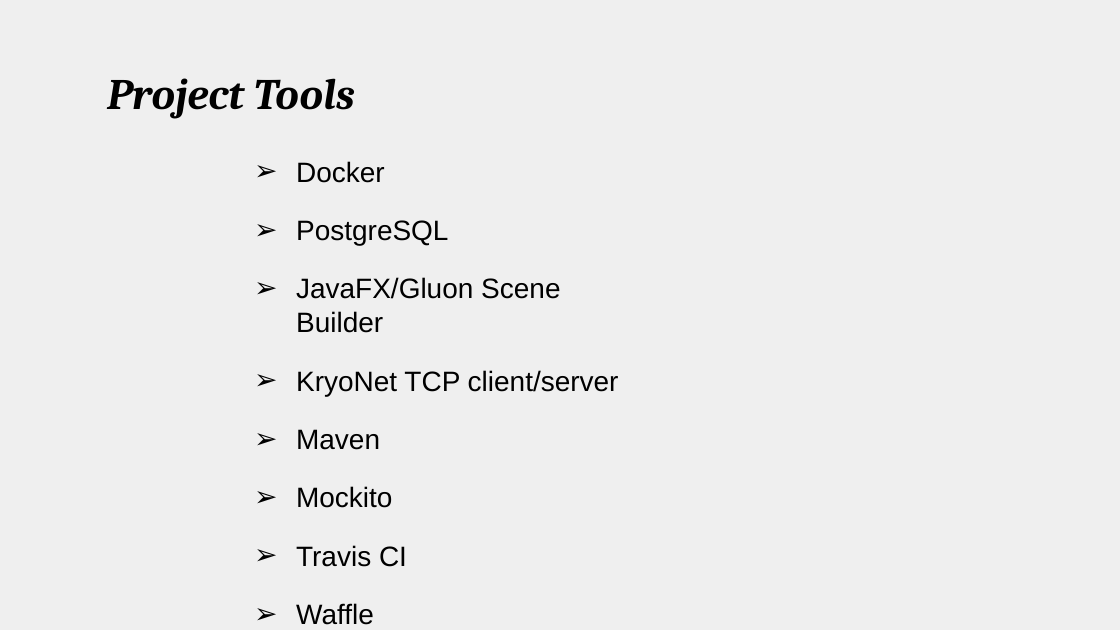
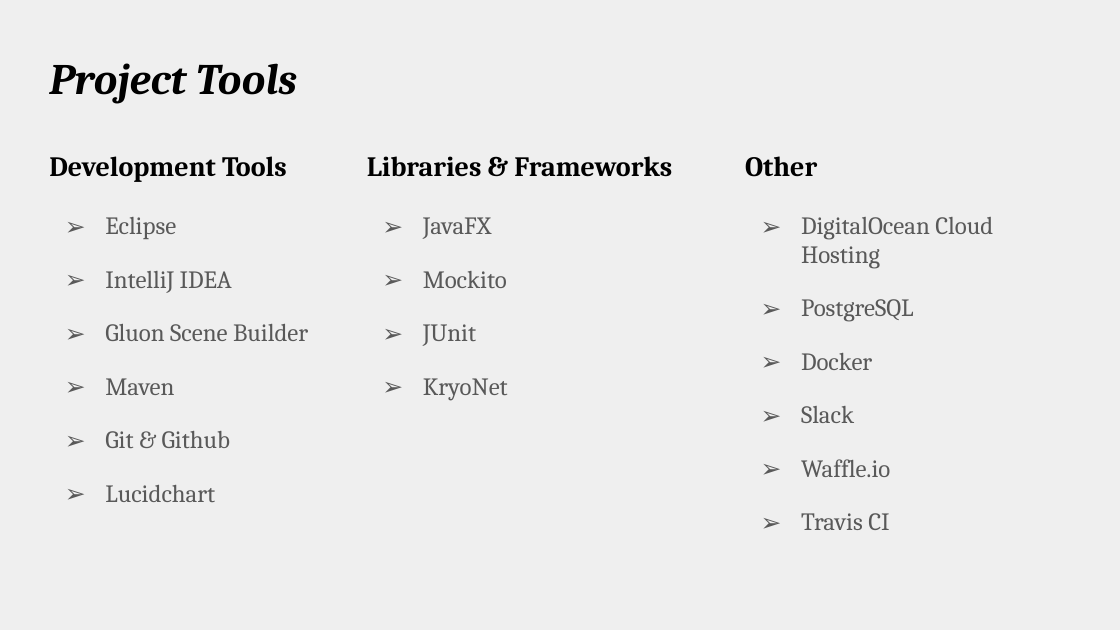
Before and after one commit to amgunden/cs414-f17-301-chessire-coders, a slide deck: slide 20 of documentation/P3 Presentation.pptx (slide 15 before the commit). Drawn at 1120x630 pixels with LibreOffice and Linux fonts; fonts in the diff are those of the drawing. Boxes give left, top, right and bottom in pixels: in the first picture for what was removed or moved away, otherwise in the second. Text is boxed around its words. In the diff, an @@ line names an element or a change of style, - is before the commit and + after.

Commit message:
Update Presentation

```diff
--- a/documentation/P3 Presentation.pptx
+++ b/documentation/P3 Presentation.pptx
@@ title "Project Tools": place and size @@
-title "Project Tools" at bbox=[107, 78, 355, 119]
+title "Project Tools" at bbox=[49, 63, 297, 104]
@@ table added at bbox=[38, 133, 1082, 534], 2 rows, 3 columns @@
+Development Tools | Libraries & Frameworks | Other
+Eclipse / IntelliJ IDEA / Gluon Scene Builder / Maven / Git & Github / Lucidchart | JavaFX / Mockito / JUnit / KryoNet | DigitalOcean Cloud Hosting / PostgreSQL / Docker / Slack / Waffle.io / Travis CI
@@ text removed at bbox=[296, 161, 619, 625] @@
-➢ Docker
-➢ PostgreSQL
-➢ JavaFX/Gluon Scene Builder
-➢ KryoNet TCP client/server
-➢ Maven
-➢ Mockito
-➢ Travis CI
-➢ Waffle
-➢ Eclipse
```
Also in this commit, not shown: 6 other slides changed, 12 slides added, 7 slides removed, 1 other file.
